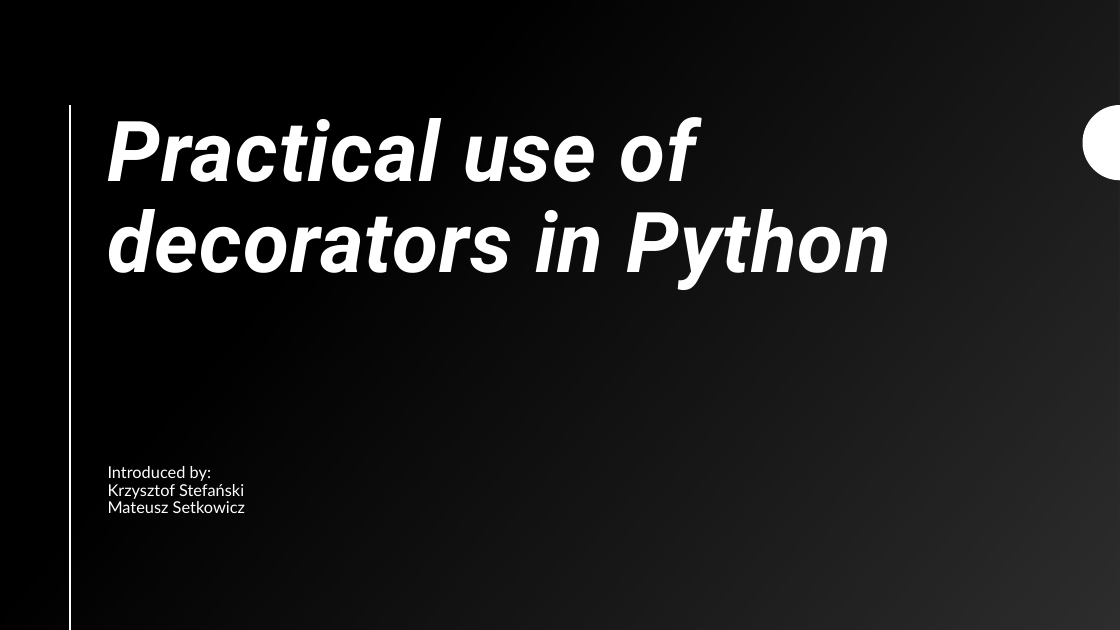
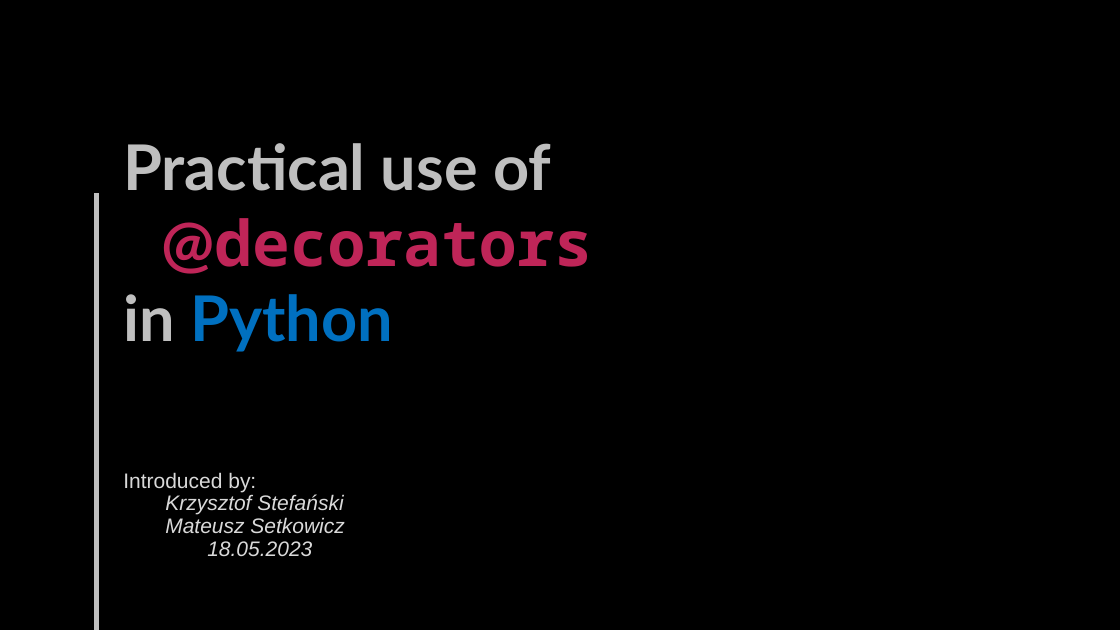
Before and after one commit to Cristi-la/JPWP, a slide deck: slide 1 of Practical use of decorators in Python.pptx. Drawn at 1120x630 pixels with LibreOffice and Linux fonts; fonts in the diff are those of the drawing; background and template pictures are left out. Boxes give left, top, right and bottom in pixels: in the first picture for what was removed or moved away, otherwise in the second. Text is boxed around its words. In the diff, an @@ line names an element or a change of style, - is before the commit and + after.

Commit message:
Python presentation

```diff
--- a/Practical use of decorators in Python.pptx
+++ b/Practical use of decorators in Python.pptx
@@ rectangle removed at (x1=0, y1=0, x2=1120, y2=630) @@
@@ rectangle removed at (x1=0, y1=0, x2=1120, y2=630) @@
@@ line removed from (70, 118) to (70, 630) @@
@@ freeform shape removed at (x1=1083, y1=105, x2=1120, y2=181) @@
@@ text at (x1=123, y1=143, x2=592, y2=352): text changed; size 72 to 54 pt; font Roboto to Lato; text colour #FFFFFF to #BFBFBF; italic off @@
-Practical use of
-decorators in Python
+Practical use of
+@decorators
+in Python
@@ line moved from (70, 105) - (70, 630) to (97, 193) - (97, 630) @@
@@ line (97, 193) - (97, 630): stroke #FFFFFF 1.5 pt to #BFBFBF 4.25 pt @@
@@ text at (x1=123, y1=472, x2=344, y2=556): text changed; size 14 to 18 pt; font Lato to Arial; text colour #FFFFFF to #D9D9D9; italic on @@
-Introduced by:
-Krzysztof Stefański
-Mateusz Setkowicz
+Introduced by:
+  Krzysztof Stefański
+  Mateusz Setkowicz
+18.05.2023
@@ freeform shape removed at (x1=1083, y1=531, x2=1120, y2=607) @@
```
Also in this commit, not shown: 5 other slides changed, 23 slides added, 24 slides removed.
